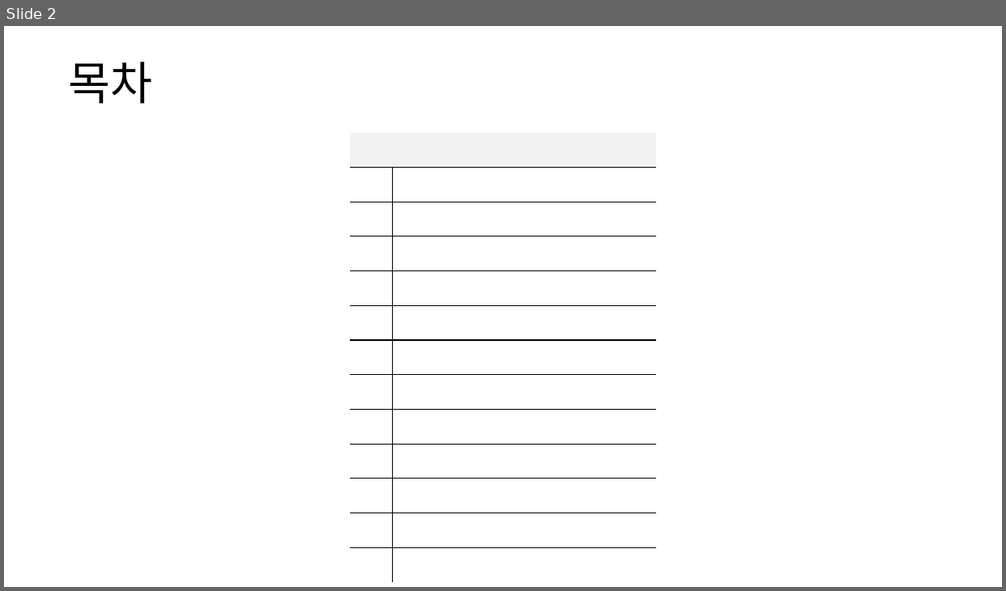
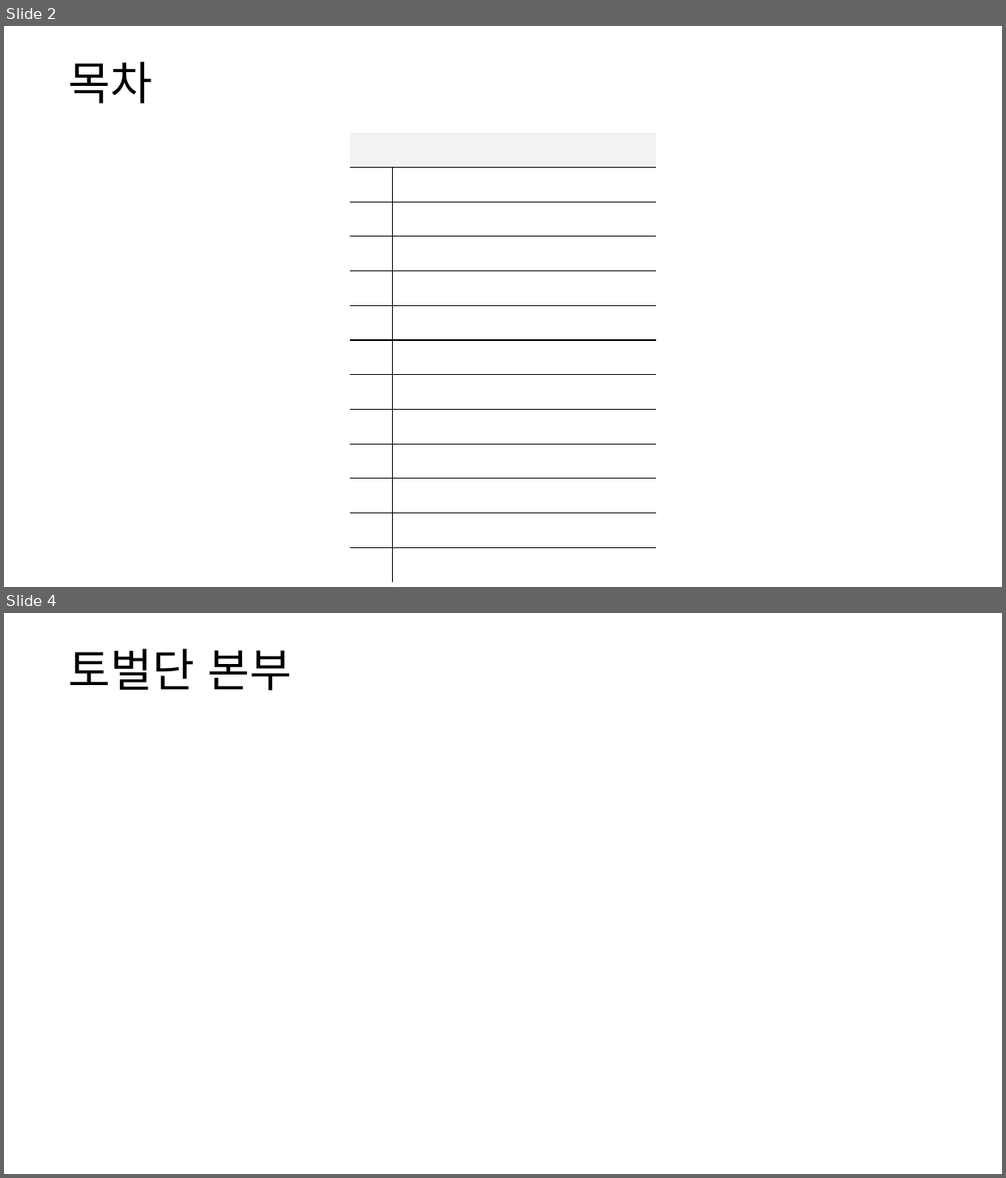
Before and after one commit to yjk0401/unityenginebasic_9th, a slide deck: 기획/방랑엽사전/맵 기획서 (토벌단 본부).pptx. Shown one above the other, each under a label of ours: slide 2 before the commit, slides 2 and 4 after it; the slides between them are not shown. The pictures are 1006x591 and 1006x1178 pixels, drawn with LibreOffice and Linux fonts; fonts in the diff are those of the drawing. Boxes give left, top, right and bottom in pixels: in the first picture for what was removed or moved away, otherwise in the second. Text is boxed around its words. In the diff, an @@ line names an element or a change of style, - is before the commit and + after.

```diff
--- a/기획/방랑엽사전/맵 기획서 (토벌단 본부).pptx
+++ b/기획/방랑엽사전/맵 기획서 (토벌단 본부).pptx
@@ slide 4 added at [4,613,1002,1174], background #FFFFFF @@
@@ text added at [68,649,292,691], 44 pt, text #000000 @@
+토벌단 본부
```
Also in this commit, not shown: 1 slide changed, 3 other files.
